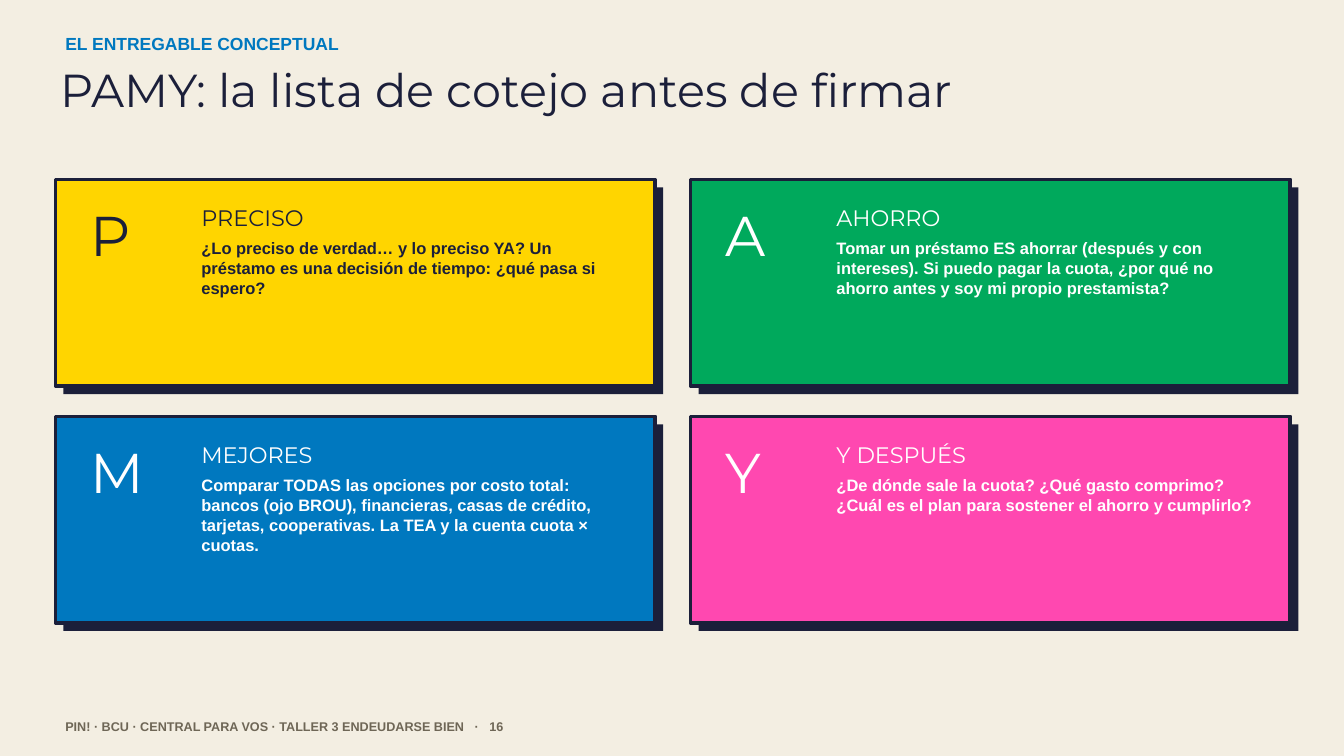
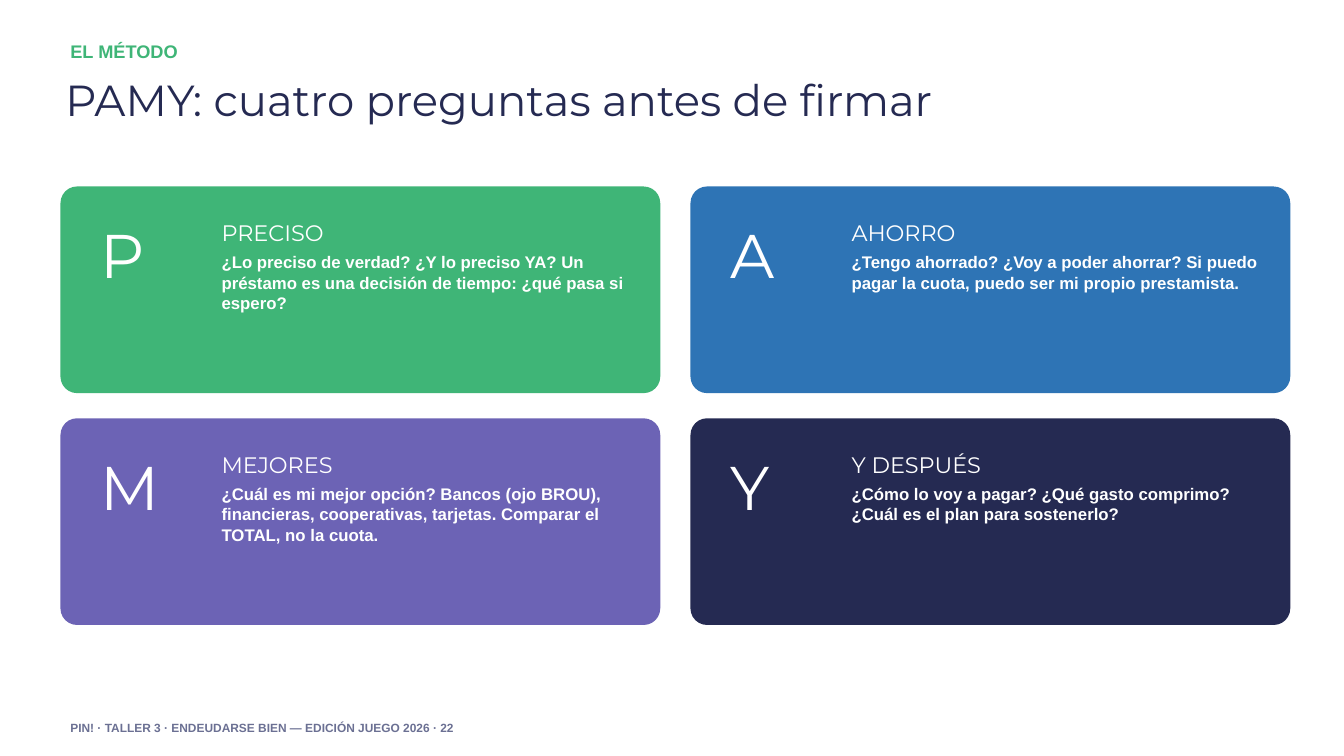
Before and after one commit to ChelabsWeb/endeudarse-bien-stand, a slide deck: slide 22 of Formacion_de_Formadores_Endeudarse_Bien_2026.pptx (slide 16 before the commit). Drawn at 1344x756 pixels with LibreOffice and Linux fonts; fonts in the diff are those of the drawing. Boxes give left, top, right and bottom in pixels: in the first picture for what was removed or moved away, otherwise in the second. Text is boxed around its words. In the diff, an @@ line names an element or a change of style, - is before the commit and + after.

```diff
--- a/Formacion_de_Formadores_Endeudarse_Bien_2026.pptx
+++ b/Formacion_de_Formadores_Endeudarse_Bien_2026.pptx
@@ rectangle removed at bbox=[0, 0, 1344, 756] @@
@@ text at bbox=[70, 44, 177, 58]: text changed; size 12.5 to 13 pt; text colour #0078BF to #3FB577 @@
-EL ENTREGABLE CONCEPTUAL
+EL MÉTODO
@@ text at bbox=[65, 83, 932, 125]: text changed; size 33 to 31 pt; text colour #1B1F3A to #252A52 @@
-PAMY: la lista de cotejo antes de firmar
+PAMY: cuatro preguntas antes de firmar
@@ rectangle removed at bbox=[55, 179, 655, 386] @@
@@ rectangle removed at bbox=[691, 179, 1291, 386] @@
@@ rounded rectangle added at bbox=[60, 187, 660, 393], fill #3FB577 @@
@@ rectangle removed at bbox=[64, 188, 663, 394] @@
@@ rounded rectangle added at bbox=[691, 187, 1291, 393], fill #2E74B5 @@
@@ rectangle removed at bbox=[699, 188, 1299, 394] @@
@@ text "P": place and size @@
-text "P" at bbox=[91, 216, 131, 256]
+text "P" at bbox=[101, 235, 145, 278]
@@ text "P" at bbox=[101, 235, 145, 278]: size 40 to 44 pt, text colour #1B1F3A to #FFFFFF @@
@@ text "PRECISO": place and size @@
-text "PRECISO" at bbox=[201, 210, 596, 298]
+text "PRECISO" at bbox=[222, 225, 623, 313]
@@ text at bbox=[222, 225, 324, 241]: text colour #1B1F3A to #FFFFFF in "PRECISO"; less space between paragraphs @@
@@ size 40 to 44 pt in 3 elements at bbox=[731, 467, 770, 510], bbox=[101, 467, 160, 510], bbox=[731, 235, 775, 278] @@
@@ text "A": place and size @@
-text "A" at bbox=[726, 216, 766, 256]
+text "A" at bbox=[731, 235, 775, 278]
@@ text "AHORRO": place and size @@
-text "AHORRO" at bbox=[836, 210, 1213, 298]
+text "AHORRO" at bbox=[852, 225, 1257, 293]
@@ text at bbox=[852, 225, 956, 241]: less space between paragraphs @@
@@ text at bbox=[222, 256, 623, 313]: text changed; size 11.8 to 12 pt; text colour #1B1F3A to #FFFFFF @@
-¿Lo preciso de verdad… y lo preciso YA? Un préstamo es una decisión de tiempo: ¿qué pasa si espero?
+¿Lo preciso de verdad? ¿Y lo preciso YA? Un préstamo es una decisión de tiempo: ¿qué pasa si espero?
@@ text at bbox=[852, 256, 1257, 293]: text changed; size 11.8 to 12 pt @@
-Tomar un préstamo ES ahorrar (después y con intereses). Si puedo pagar la cuota, ¿por qué no ahorro antes y soy mi propio prestamista?
+¿Tengo ahorrado? ¿Voy a poder ahorrar? Si puedo pagar la cuota, puedo ser mi propio prestamista.
@@ rectangle removed at bbox=[55, 416, 655, 623] @@
@@ rounded rectangle added at bbox=[60, 418, 660, 625], fill #6C63B5 @@
@@ rectangle removed at bbox=[691, 416, 1291, 623] @@
@@ rounded rectangle added at bbox=[691, 418, 1291, 625], fill #252A52 @@
@@ rectangle removed at bbox=[64, 424, 663, 631] @@
@@ text "M": place and size @@
-text "M" at bbox=[91, 453, 144, 493]
+text "M" at bbox=[101, 467, 160, 510]
@@ text "MEJORES": place and size @@
-text "MEJORES" at bbox=[201, 447, 590, 551]
+text "MEJORES" at bbox=[222, 457, 601, 544]
@@ rectangle removed at bbox=[699, 424, 1299, 631] @@
@@ text "Y": place and size @@
-text "Y" at bbox=[726, 454, 762, 493]
+text "Y" at bbox=[731, 467, 770, 510]
@@ text "Y DESPUÉS": place and size @@
-text "Y DESPUÉS" at bbox=[836, 443, 1251, 515]
+text "Y DESPUÉS" at bbox=[852, 453, 1230, 524]
@@ text at bbox=[222, 457, 333, 473]: less space between paragraphs @@
@@ text at bbox=[852, 453, 981, 473]: less space between paragraphs @@
@@ text at bbox=[222, 487, 601, 544]: text changed; size 11.8 to 12 pt @@
-Comparar TODAS las opciones por costo total: bancos (ojo BROU), financieras, casas de crédito, tarjetas, cooperativas. La TEA y la cuenta cuota × cuotas.
+¿Cuál es mi mejor opción? Bancos (ojo BROU), financieras, cooperativas, tarjetas. Comparar el TOTAL, no la cuota.
@@ text at bbox=[852, 487, 1230, 524]: text changed; size 11.8 to 12 pt @@
-¿De dónde sale la cuota? ¿Qué gasto comprimo? ¿Cuál es el plan para sostener el ahorro y cumplirlo?
+¿Cómo lo voy a pagar? ¿Qué gasto comprimo? ¿Cuál es el plan para sostenerlo?
@@ text at bbox=[70, 724, 453, 732]: text changed; size 9 to 8.5 pt; text colour #6E6656 to #6B7093 @@
-PIN! · BCU · CENTRAL PARA VOS · TALLER 3 ENDEUDARSE BIEN · 16
+PIN! · TALLER 3 · ENDEUDARSE BIEN — EDICIÓN JUEGO 2026 · 22
```
Also in this commit, not shown: 6 other slides changed, 32 slides added, 16 slides removed, 2 other files.
